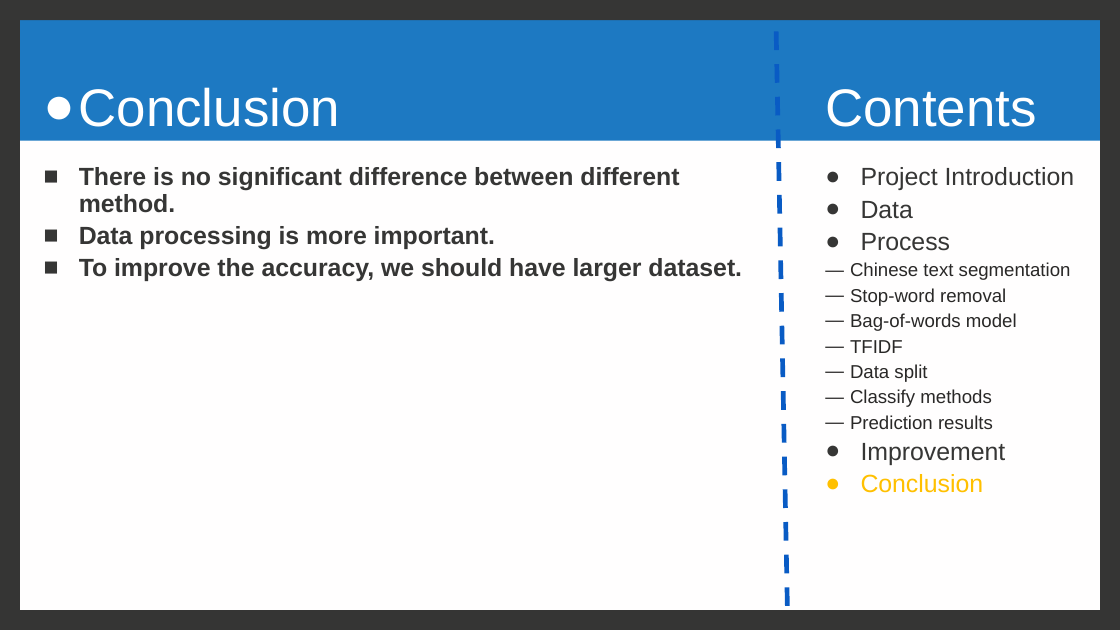
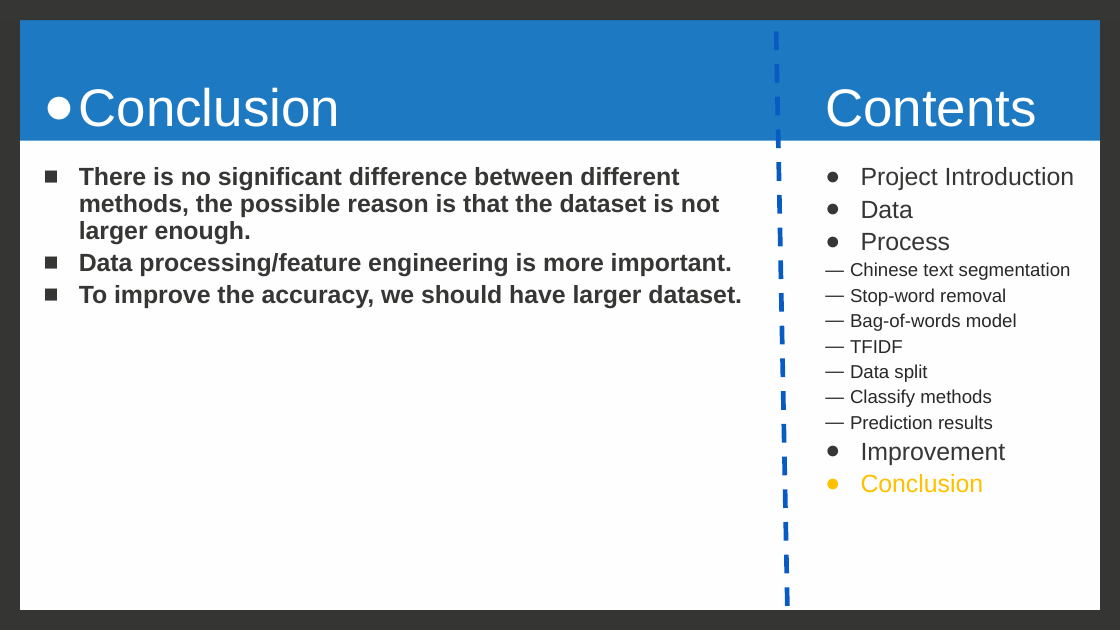
Before and after one commit to renee-wangyu/2016.M3.TQF-ML.HotelReviewSentiment, a slide deck: slide 25 of pre_wangyu.pptx. Drawn at 1120x630 pixels with LibreOffice and Linux fonts; fonts in the diff are those of the drawing. Boxes give left, top, right and bottom in pixels: in the first picture for what was removed or moved away, otherwise in the second. Text is boxed around its words. In the diff, an @@ line names an element or a change of style, - is before the commit and + after.

Commit message:
pre

```diff
--- a/pre_wangyu.pptx
+++ b/pre_wangyu.pptx
@@ text at [79, 167, 732, 277]: text changed @@
-  ■ There is no significant difference between different method.
-  ■ Data processing is more important.
+  ■ There is no significant difference between different methods, the possible reason is that the dataset is not larger enough.
+  ■ Data processing/feature engineering is more important.
```
Also in this commit, not shown: 1 other slide changed.
